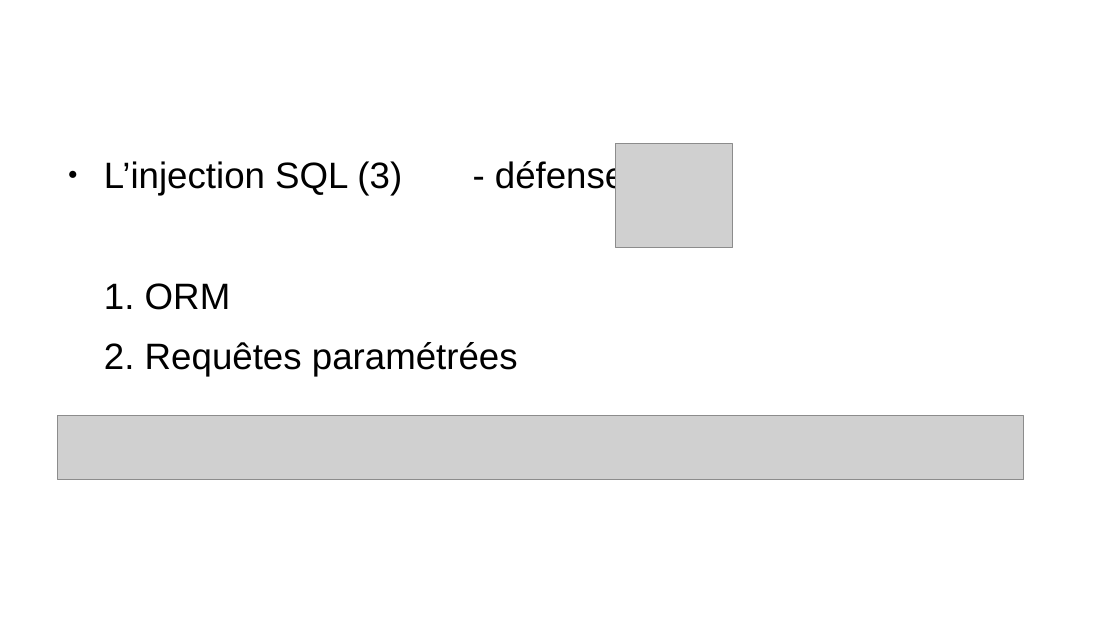
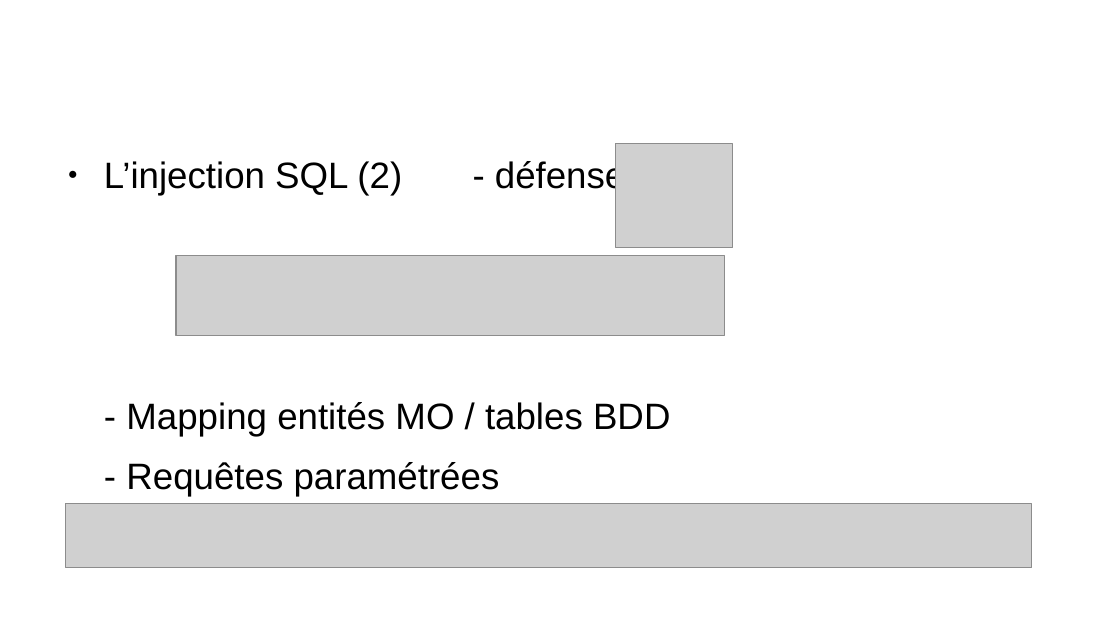
Before and after one commit to laurentpicardLP2/smartFitness, a slide deck: slide 22 of docs/oral/presOralSlideJeremy.odp. Drawn at 1120x630 pixels with LibreOffice and Linux fonts; fonts in the diff are those of the drawing; grey boxes stand for pictures; background and template pictures are left out. Boxes give left, top, right and bottom in pixels: in the first picture for what was removed or moved away, otherwise in the second. Text is boxed around its words. In the diff, an @@ line names an element or a change of style, - is before the commit and + after.

```diff
--- a/docs/oral/presOralSlideJeremy.odp
+++ b/docs/oral/presOralSlideJeremy.odp
@@ text at (x1=126, y1=159, x2=670, y2=496): text changed @@
-● L’injection SQL (3) - défense
-1. ORM
-2. Requêtes paramétrées
+● L’injection SQL (2) - défense
+- Mapping entités MO / tables BDD
+- Requêtes paramétrées
@@ picture added at (x1=176, y1=256, x2=725, y2=336) @@
@@ picture moved from (x1=58, y1=416, x2=1024, y2=480) to (x1=66, y1=504, x2=1033, y2=568) @@
```
Also in this commit, not shown: 13 other slides changed, 9 slides added, 7 slides removed, 23 other files.
